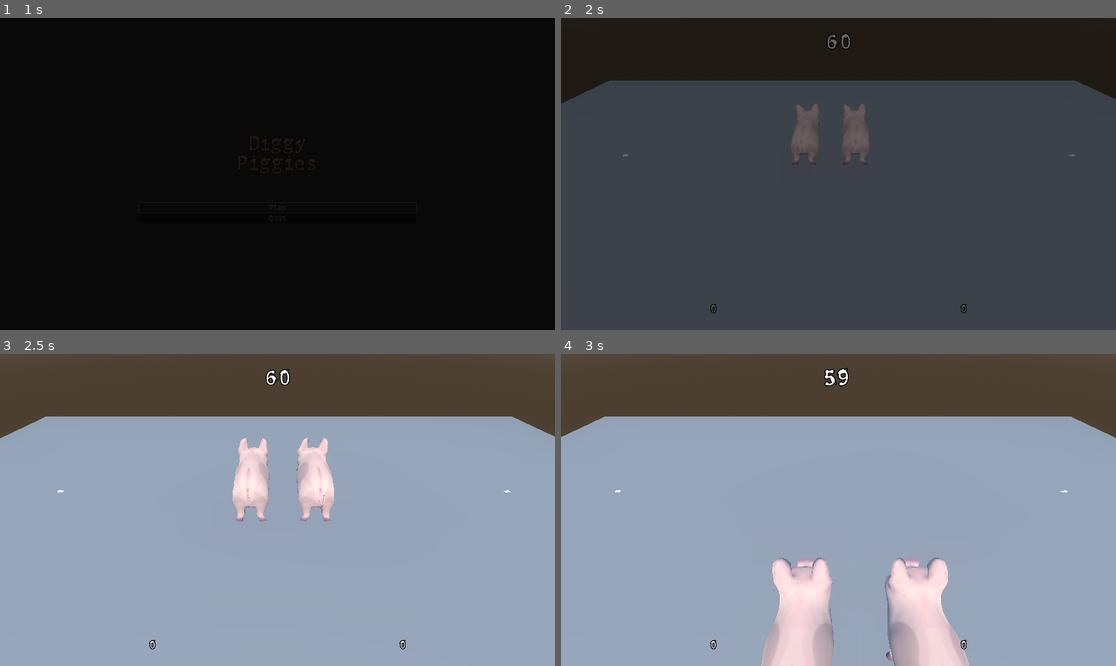
Above: before the commit, frames 1-4 (two rows, left to right).
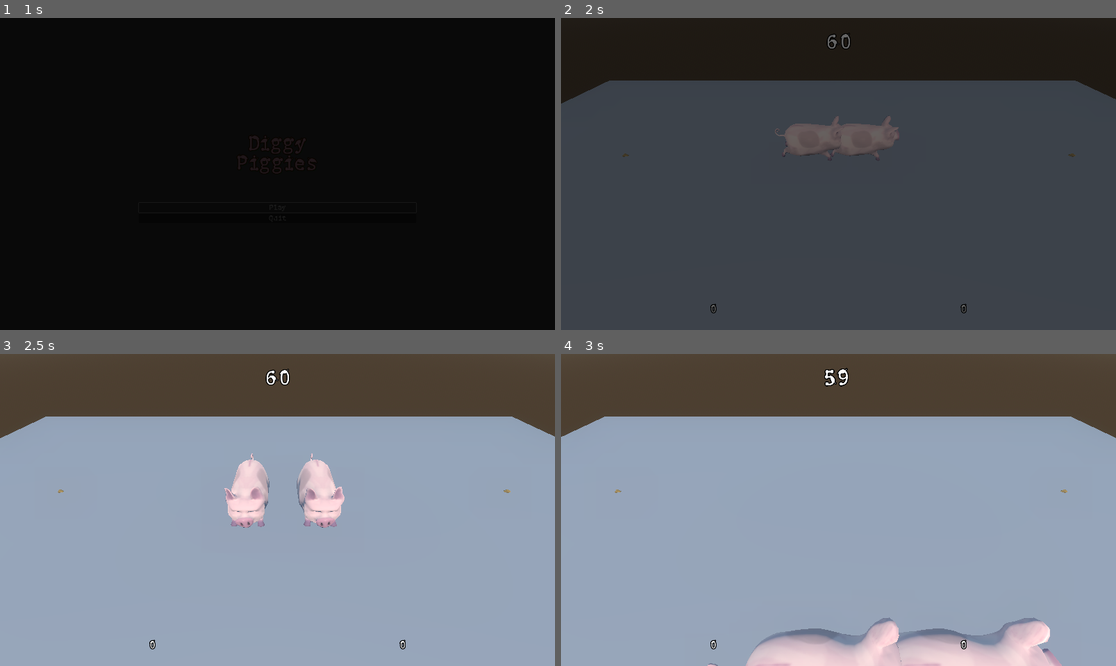
Above: after the commit, the same moments.

Repository: 80hdgames/GGJ-2023
Game: Godot game, scene res://Scenes/Start.tscn
Two runs of this game, one before a commit and one after it. Both use one fixed random seed, a clock stepped at 60 frames per second and the inputs below.
Inputs:
- Up to frame 1 (1 s): click "Play" at 0.5 s
- Up to frame 2 (2 s): tap Enter (ui_accept) at 1.25, 1.52 s; hold Right (ui_right) from 1.28 s (still down); tap Shift (desktop1_boost) at 1.35 s
- Up to frame 3 (2.5 s): release Right (ui_right) at 2.03 s; hold Down (ui_down) from 2.03 s (still down); tap Shift (desktop1_boost) at 2.1 s; tap Enter (ui_accept) at 2.27 s
- Up to frame 4 (3 s): release Down (ui_down) at 2.78 s; hold Right (ui_right) from 2.78 s (still down); tap Shift (desktop1_boost) at 2.85 s

Frame 1 is identical in both runs. In frame 2, 1.4% of the frame differs, in the area x 11-93%, y 27-47%; in frame 3, 2.3%; in frame 4, 9.3%, in the area x 9-92%, y 43-100%.

Commit message:
Added piggy rotation
-pig rotates based on input direction

Diff:
--- a/GGJ-2023-Project/Scripts/Player.gd
+++ b/GGJ-2023-Project/Scripts/Player.gd
@@ -64,10 +64,18 @@
 		velocity.z = move_toward(velocity.z, 0, GRIP)
 
 	move_and_slide()
+	_update_animation(direction)
+
+
+func _update_animation(direction :Vector3):
+	if direction != Vector3.ZERO:
+		avatar.look_at(global_transform.origin - direction)
+
 	if not isBoosting:
-		avatar.play("Run" if input_dir != Vector2.ZERO else "Idle")
+		avatar.play("Run" if direction != Vector3.ZERO else "Idle")
 
 
 func _jump():
+	# TODO: poof vfx
 	velocity.y = JUMP_VELOCITY
 	SfxManager.enqueue3d(SoundType.PigGrunt, global_transform.origin)
